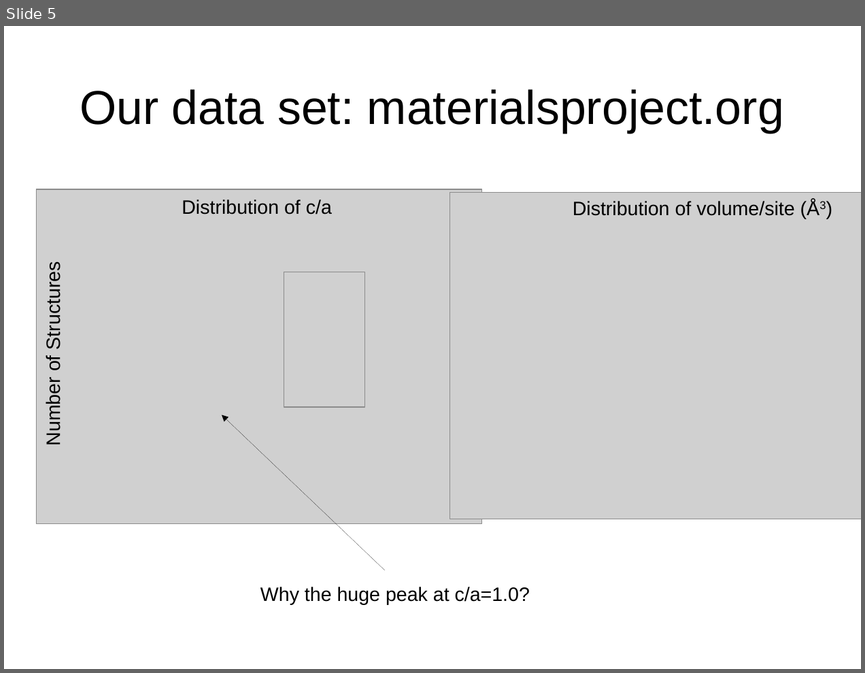
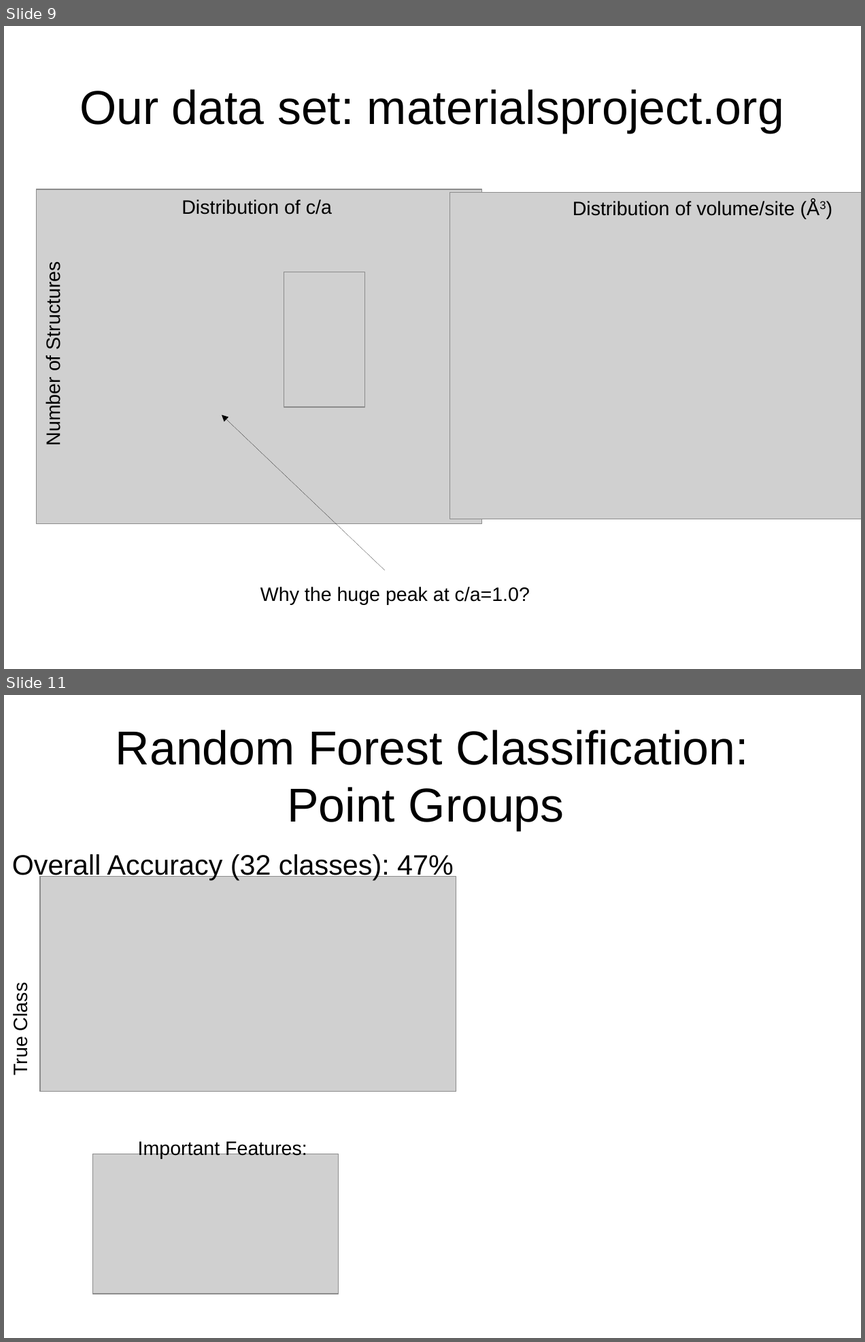
Before and after one commit to rhsimplex/matprojgeom, a slide deck: presentation.odp. Shown one above the other, each under a label of ours: slide 5 before the commit, slides 9 and 11 after it; the slides between them are not shown. The pictures are 865x673 and 865x1342 pixels, drawn with LibreOffice and Linux fonts; fonts in the diff are those of the drawing; grey boxes stand for pictures. Boxes give left, top, right and bottom in pixels: in the first picture for what was removed or moved away, otherwise in the second. Text is boxed around its words. In the diff, an @@ line names an element or a change of style, - is before the commit and + after.

```diff
--- a/presentation.odp
+++ b/presentation.odp
@@ slide 11 added at (x1=4, y1=695, x2=861, y2=1338), background #FFFFFF @@
@@ title added at (x1=116, y1=730, x2=749, y2=830), 44 pt, text #000000 @@
+Random Forest Classification:
+Point Groups
@@ text added at (x1=12, y1=854, x2=453, y2=880), 26 pt, text #000000 @@
+Overall Accuracy (32 classes): 47%
@@ picture added at (x1=40, y1=876, x2=456, y2=1091) @@
@@ text added at (x1=9, y1=987, x2=31, y2=1075), 18 pt, text #000000 @@
+True Class
@@ text added at (x1=138, y1=1140, x2=307, y2=1159), 18 pt, text #000000 @@
+Important Features:
@@ picture added at (x1=92, y1=1154, x2=339, y2=1293) @@
@@ what was slide 5 is now slide 9 @@
```
Also in this commit, not shown: 1 slide changed, 5 other slides added, 1 other file.
